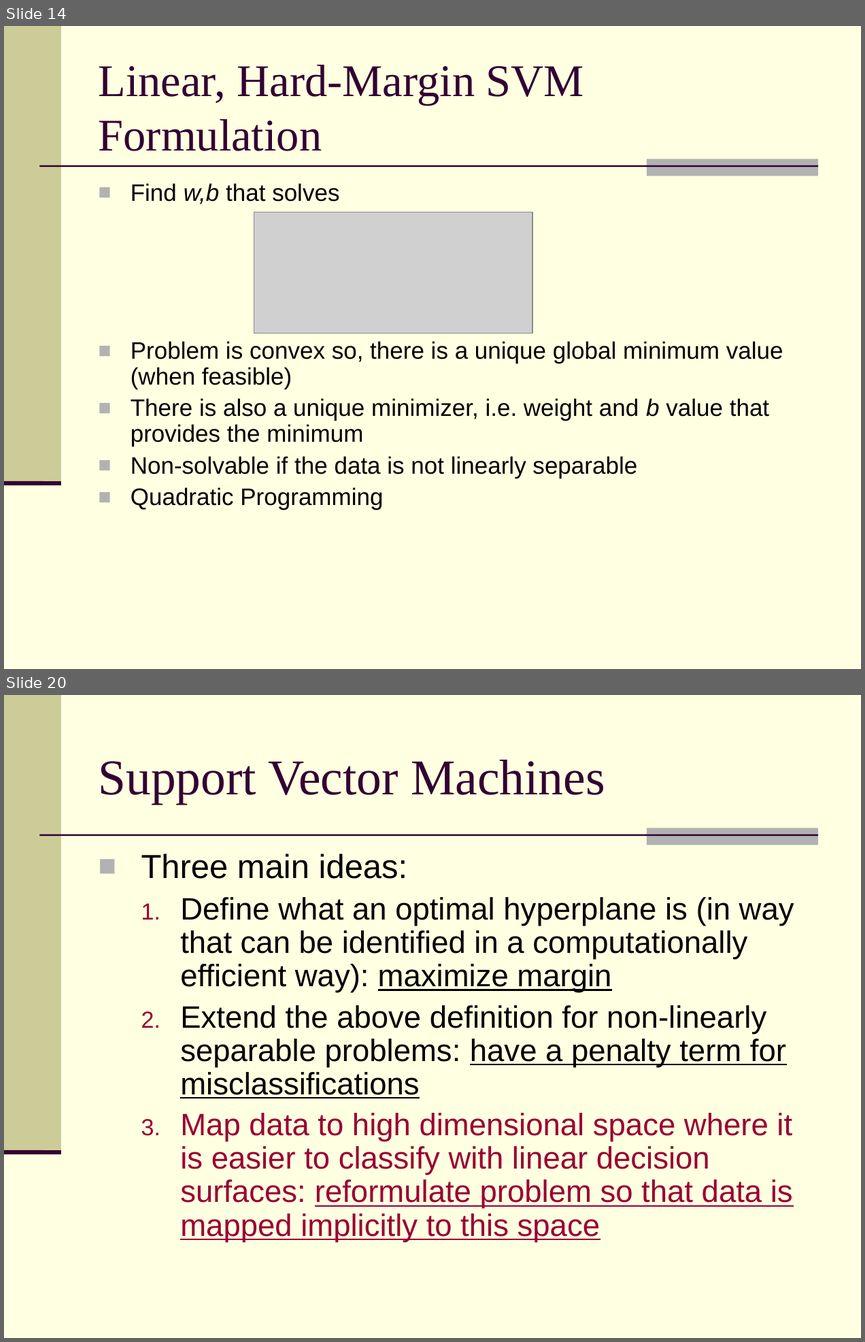
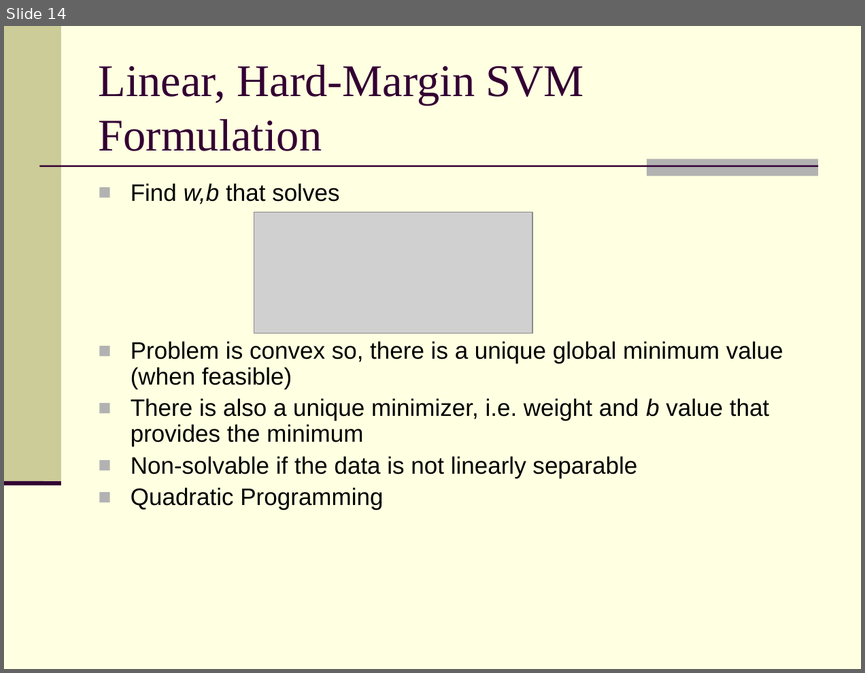
Before and after one commit to clickwise/user_click, a slide deck: docs/Introduction to Machine Learning.ppt. Shown one above the other, each under a label of ours: slides 14 and 20 before the commit, slide 14 after it; the slides between them are not shown. The pictures are 865x1342 and 865x673 pixels, drawn with LibreOffice and Linux fonts; fonts in the diff are those of the drawing; grey boxes stand for pictures. Boxes give left, top, right and bottom in pixels: in the first picture for what was removed or moved away, otherwise in the second. Text is boxed around its words. In the diff, an @@ line names an element or a change of style, - is before the commit and + after.

```diff
--- a/docs/Introduction to Machine Learning.ppt
+++ b/docs/Introduction to Machine Learning.ppt
@@ slide 20 removed at box(4, 695, 861, 1338), background #FFFFE1; not listed: 4 template elements that a slide beside it also shows @@
@@ title removed at box(99, 760, 604, 804) @@
-Support Vector Machines
@@ text removed at box(141, 853, 794, 1242) @@
-■ Three main ideas:
-  1. Define what an optimal hyperplane is (in way that can be identified in a computationally efficient way): maximize margin
-  2. Extend the above definition for non-linearly separable problems: have a penalty term for misclassifications
-  3. Map data to high dimensional space where it is easier to classify with linear decision surfaces: reformulate problem so that data is mapped implicitly to this space
```
Also in this commit, not shown: 2 slides changed, 5 slides added, 21 other slides removed.
